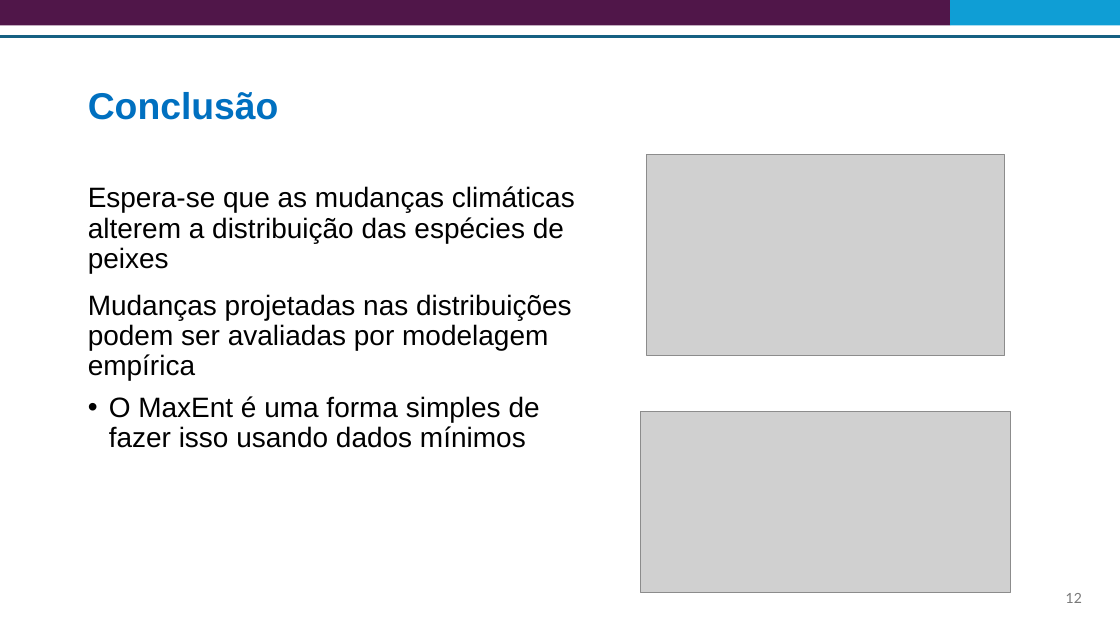
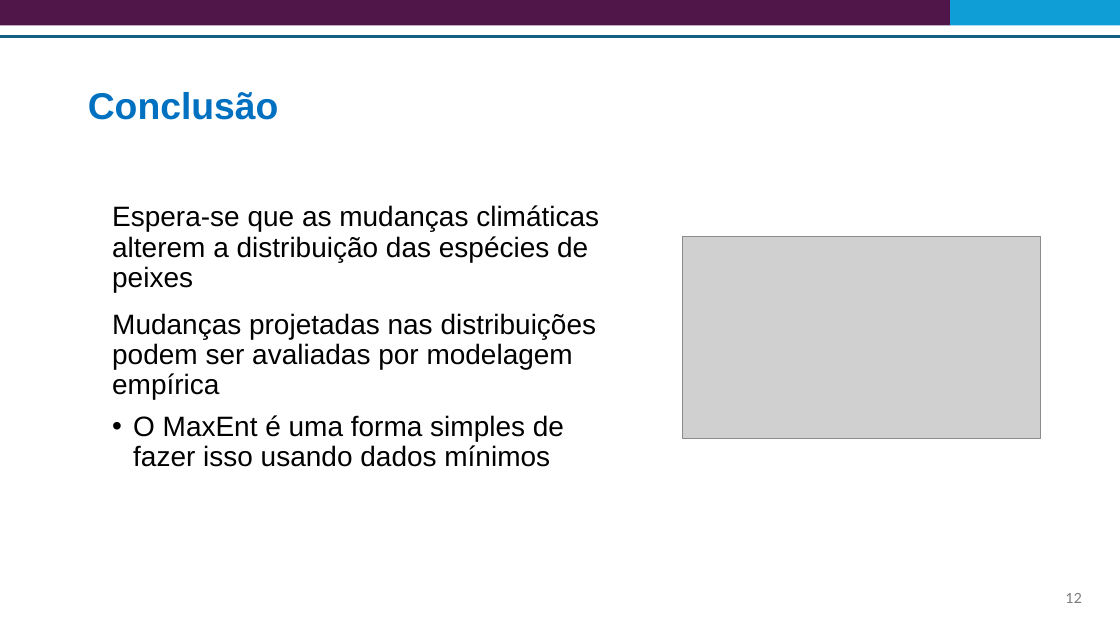
Before and after one commit to Risk-Team/trainings, a slide deck: slide 12 of STP/presentations/Session_3/SDM_technical_training_port.pptx. Drawn at 1120x630 pixels with LibreOffice and Linux fonts; fonts in the diff are those of the drawing; grey boxes stand for pictures. Boxes give left, top, right and bottom in pixels: in the first picture for what was removed or moved away, otherwise in the second. Text is boxed around its words. In the diff, an @@ line names an element or a change of style, - is before the commit and + after.

```diff
--- a/STP/presentations/Session_3/SDM_technical_training_port.pptx
+++ b/STP/presentations/Session_3/SDM_technical_training_port.pptx
@@ text "Espera-se que as mudanças climáticas ...": place and size @@
-text "Espera-se que as mudanças climáticas ..." at [88, 186, 575, 448]
+text "Espera-se que as mudanças climáticas ..." at [112, 205, 599, 467]
@@ picture: place and size @@
-picture at [647, 155, 1005, 356]
+picture at [682, 237, 1040, 439]
@@ picture removed at [641, 412, 1012, 592] @@
```
Also in this commit, not shown: 2 other slides changed, 2 other files.
